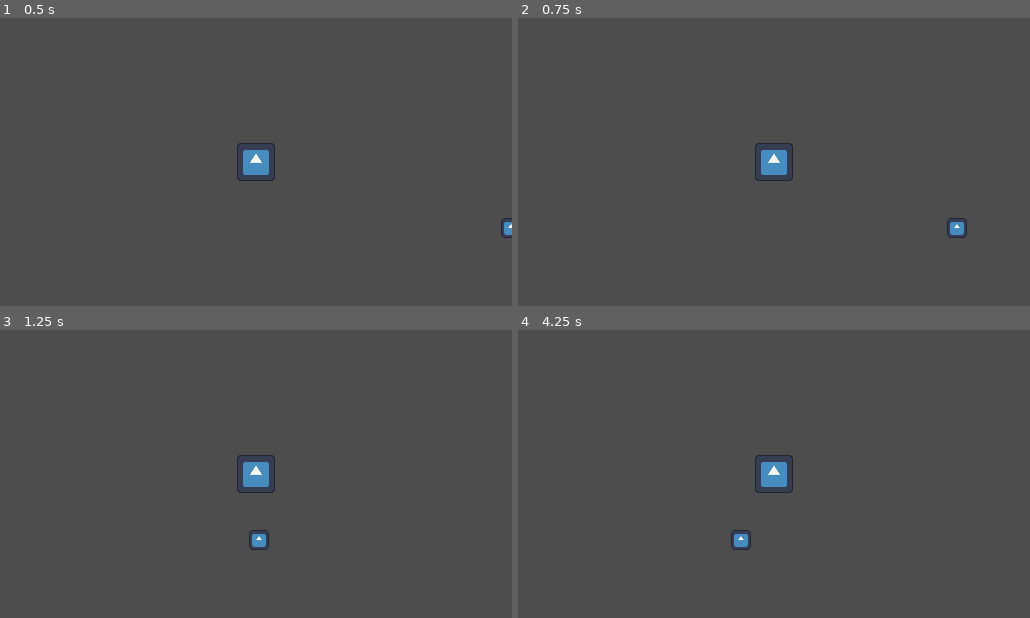
Above: before the commit, frames 1-4 (two rows, left to right).
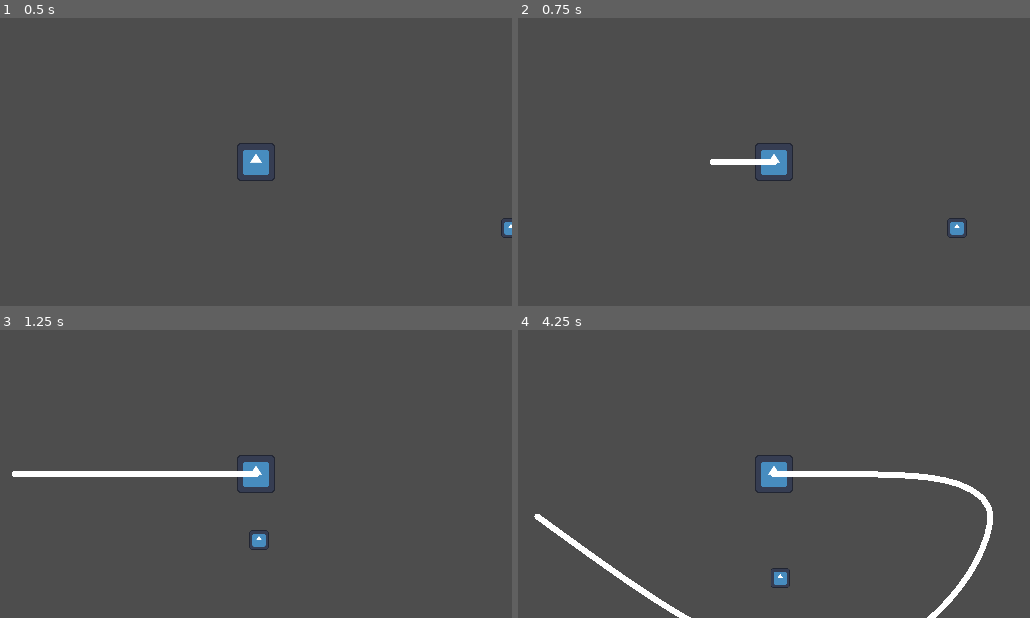
Above: after the commit, the same moments.

Repository: elementary-luke/GMTK2025
Game: Godot game, scene res://scenes/main.tscn
Same seed, same stepped clock (60 frames per second), same inputs: the game is played once before the commit and once after it. The engine's default icon, where the game draws it, is replaced by a stand-in: a white triangle on a blue panel in a dark square.
Inputs:
- Up to frame 1 (0.5 s): no input
- Up to frame 2 (0.75 s): tap Enter at 0.5 s; hold Right (right) from 0.53 s (still down); hold Space (main_action) from 0.53 s (still down)
- Up to frame 3 (1.25 s): keep holding Right (right); keep holding Space (main_action)
- Up to frame 4 (4.25 s): release Right (right) at 1.28 s; release Space (main_action) at 1.28 s; hold Down (down) 1.28-2.03 s; tap Space (main_action) at 1.35, 2.85 s; hold Right (right) 2.03-2.78 s; hold Space (main_action) 2.03-2.78 s; hold Up (up) 2.78-3.53 s; hold Left (left) from 3.53 s (still down); hold Space (main_action) from 3.53 s (still down)

Frame 1 is identical in both runs. In frame 2, 0.3% of the frame differs, in the area x 37-51%, y 48-52%; in frame 3, 1.0%; in frame 4, 2.5%, in the area x 3-93%, y 48-100%.
Error before the commit: Invalid access to property or key 'segments' on a base object of type 'Nil'. (res://scripts/main.gd:5)

Commit message:
rope improved

Diff:
--- /dev/null
+++ b/rope.gd
@@ -0,0 +1,166 @@
+extends Node2D
+var segments = []
+var seg_len = 5.0
+var start_nsegments = 10
+var start_pos = Vector2(0.0, 0.0)
+var segments_in_loop = 10
+
+func _ready() -> void:
+	Global.Rope = self
+	$Line.texture_mode = Line2D.LINE_TEXTURE_TILE
+	#for i in range(0, start_nsegments):
+			#var inst = Segment.new()
+			#inst.initialise(Vector2(0.0, 0.0))
+			#segments.insert(0, inst)
+func max_length():
+	return seg_len * segments.size()
+
+func add_segment():
+	var inst = Segment.new()
+	inst.initialise(Global.Player.global_position)
+	segments.append(inst)
+
+func update(delta: float) -> void:
+	if Global.Player.casting_rope:
+		simulate()
+		draw_rope()
+		handle_intersection()
+
+
+func handle_intersection():
+	var ip = self_intersecting()
+	if !ip:
+		return
+
+	var i = ip[0]
+	var j = ip[1] + 2
+	if j - i > segments_in_loop:
+		$Loop.points = $Line.points.slice(i, j)
+		Global.Player.casting_rope = false
+		$Line.clear_points()
+		segments.clear()
+
+		for b in query_bodies_in_polygon($Loop.points):
+			var body = b["collider"]
+			if body:
+				body.queue_free()
+
+func draw_rope():
+	var draw_points = segments.map(func(a): return a.pos)
+	$Line.points = draw_points
+
+	var th = 1
+	var dist = segments[-th].pos.distance_to(segments[0].pos)
+
+	var min = max_length() - th * seg_len
+	var max = max_length() + seg_len
+	#print(dist, " ", min, " ", max)
+	if dist >= max_length() - th * seg_len:
+		#print(dist)
+		pass
+	else:
+		pass
+
+func simulate():
+	for i in range(0, len(segments)):
+		var seg = segments[i]
+		var velo = seg.pos - seg.old_pos
+		velo *= 0.00
+		seg.old_pos = seg.pos
+		seg.pos += velo
+		seg.pos.y += 0.0
+
+	if Global.Player.moving:
+		for i in range(0, 20):
+			apply_distance_constraints()
+
+
+		for i in range(0, 20):
+			apply_smoothing_constraints()
+
+	#if (segments[-1].pos - $Player.global_position).length() > seg_len:
+		#add_segment()
+
+func apply_distance_constraints():
+	var first_seg = segments[0]
+	first_seg.pos = start_pos
+	segments[-1].pos = Global.Player.global_position
+
+	#if segments[-1].pos.distance_to(Global.Player.global_position) > seg_len:
+		#var offset = (segments[-1].pos - Global.Player.global_position).normalized() * seg_len
+		#segments[-1].pos = Global.Player.global_position + offset
+
+	for i in range(0, len(segments) - 1):
+		var a = segments[i]
+		var b = segments[i + 1]
+
+		var delta = b.pos - a.pos
+		var dist  = delta.length()
+		if dist == 0:
+			continue
+		var error = dist - seg_len
+		if i == len(segments) - 2 and segments[i].pos.distance_to(segments[i + 1].pos) <= seg_len:
+			error = dist - segments[i].pos.distance_to(segments[i + 1].pos)
+
+		var n = delta / dist
+		var corr  = n * (error * 0.5)
+
+		if i == 0: #make sure starting point never moves
+			b.pos -= n * error
+		else:
+			a.pos += corr
+			b.pos -= corr
+
+func apply_smoothing_constraints():
+	for i in range(0, len(segments) - 1):
+		var A = segments[i - 1].pos
+		var B = segments[i].pos
+		var C = segments[i + 1].pos
+
+		if i == len(segments) - 1:
+			C = B
+		elif i == 0:
+			A = B
+
+		var target = (A + B + C) / 3.0
+		segments[i].pos = lerp(segments[i].pos, target, 0.1)
+
+func self_intersecting():
+	# We have N points → N-1 segments [0→1], [1→2], …, [N-2→N-1]
+	var seg_count = segments.size() - 1
+	if seg_count < 3:
+		return false   # fewer than 3 segments can't self-intersect
+
+	# For each segment i
+	for i in range(seg_count):
+		var a1 = segments[i].pos
+		var a2 = segments[i + 1].pos
+
+		# And each segment j that is at least 2 away (to skip adjacent)
+		for j in range(i + 2, seg_count):
+			# If rope is open, also skip the very last vs. first segment
+			if i == 0 and j == seg_count - 1:
+				continue
+			var b1 = segments[j].pos
+			var b2 = segments[j + 1].pos
+
+			# Check for intersection
+			var ip = Geometry2D.segment_intersects_segment(a1, a2, b1, b2)
+			if ip:
+				return [i, j, ip]
+	return false
+
+
+func query_bodies_in_polygon(points) -> Array:
+	# Build a shape from points
+	var shape = ConvexPolygonShape2D.new()
+	shape.points = points
+
+
+	var params = PhysicsShapeQueryParameters2D.new()
+	params.shape = shape
+	params.transform = Transform2D.IDENTITY  # no extra transform
+	params.collide_with_bodies = true
+	params.collision_mask = 1 << 1
+
+	return get_world_2d().direct_space_state.intersect_shape(params)
--- a/scenes/main.tscn
+++ b/scenes/main.tscn
@@ -1,8 +1,9 @@
-[gd_scene load_steps=6 format=3 uid="uid://be473fkjewddj"]
+[gd_scene load_steps=7 format=3 uid="uid://be473fkjewddj"]
 
 [ext_resource type="Script" uid="uid://00n4kvs1h3nt" path="res://scripts/player.gd" id="1_0wfyh"]
 [ext_resource type="Texture2D" uid="uid://doj7d58m0txkm" path="res://icon.svg" id="1_o5qli"]
 [ext_resource type="Script" uid="uid://bfuu4c4qs8520" path="res://scripts/main.gd" id="1_sugp2"]
+[ext_resource type="Script" uid="uid://eb2gj4txc8t" path="res://rope.gd" id="4_jyhfs"]
 
 [sub_resource type="RectangleShape2D" id="RectangleShape2D_0wfyh"]
 size = Vector2(14, 14)
@@ -27,13 +28,16 @@
 [node name="CollisionShape2D" type="CollisionShape2D" parent="Player"]
 shape = SubResource("RectangleShape2D_0wfyh")
 
-[node name="Rope" type="Line2D" parent="."]
+[node name="Rope" type="Node2D" parent="."]
+script = ExtResource("4_jyhfs")
+
+[node name="Line" type="Line2D" parent="Rope"]
 width = 2.0
 joint_mode = 2
 begin_cap_mode = 2
 end_cap_mode = 2
 
-[node name="Line2D" type="Line2D" parent="."]
+[node name="Loop" type="Line2D" parent="Rope"]
 width = 2.0
 default_color = Color(1, 0, 0, 1)
 
@@ -50,3 +54,17 @@
 [node name="CollisionShape2D" type="CollisionShape2D" parent="Enemy"]
 position = Vector2(31, 9)
 shape = SubResource("RectangleShape2D_sugp2")
+
+[node name="Enemy2" type="CharacterBody2D" parent="."]
+position = Vector2(55, 55)
+collision_layer = 2
+collision_mask = 5
+
+[node name="Sprite2D" type="Sprite2D" parent="Enemy2"]
+position = Vector2(31, 9)
+scale = Vector2(0.05, 0.05)
+texture = ExtResource("1_o5qli")
+
+[node name="CollisionShape2D" type="CollisionShape2D" parent="Enemy2"]
+position = Vector2(31, 9)
+shape = SubResource("RectangleShape2D_sugp2")
Not shown, added: rope.gd.uid
Binary file added: sprites/dashed_line.png
Not shown, added: sprites/dashed_line.png.import
Not shown, added: scenes/main.tscn12643251173.tmp
Not shown, added: scenes/main.tscn12657820513.tmp
Not shown, added: scenes/main.tscn12778508747.tmp
Not shown, added: scenes/main.tscn12865262905.tmp
Not shown, added: scenes/main.tscn13033955363.tmp
